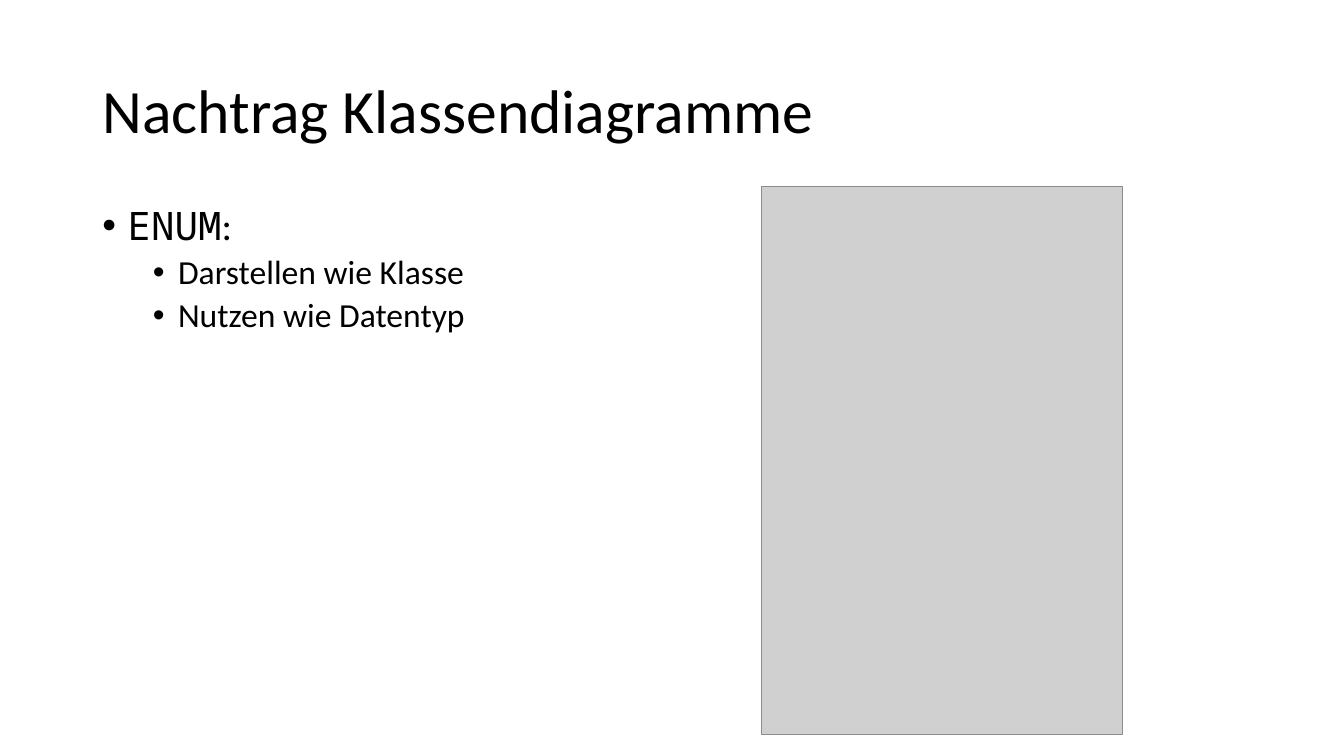
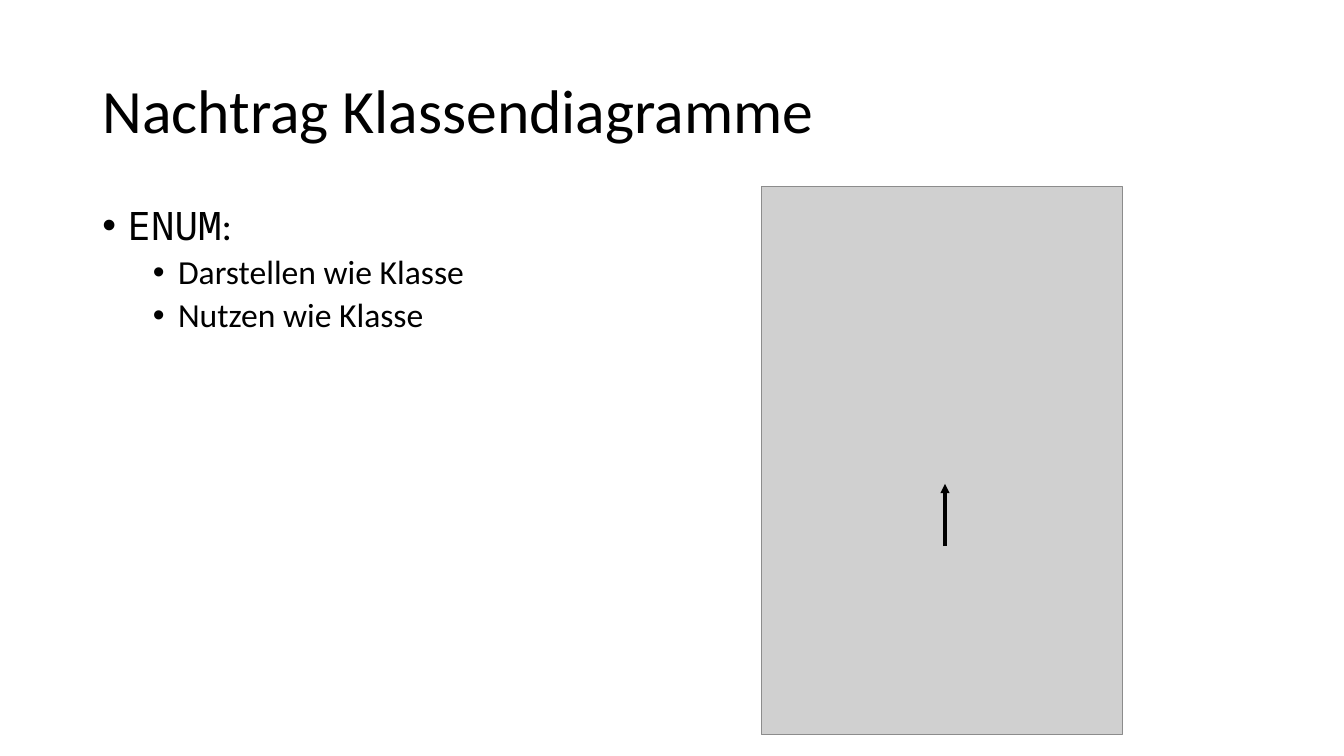
Before and after one commit to desombre/java_examples, a slide deck: slide 4 of ISW_WDH_20191211.pptx. Drawn at 1344x756 pixels with LibreOffice and Linux fonts; fonts in the diff are those of the drawing; grey boxes stand for pictures. Boxes give left, top, right and bottom in pixels: in the first picture for what was removed or moved away, otherwise in the second. Text is boxed around its words. In the diff, an @@ line names an element or a change of style, - is before the commit and + after.

```diff
--- a/ISW_WDH_20191211.pptx
+++ b/ISW_WDH_20191211.pptx
@@ text at (x1=178, y1=303, x2=423, y2=328): text changed @@
-  • Nutzen wie Datentyp
+  • Nutzen wie Klasse
@@ arrow added from (945, 546) to (945, 484), #000000 2.25 pt @@
```
Also in this commit, not shown: 3 other slides changed, 5 slides added, 2 other files.
